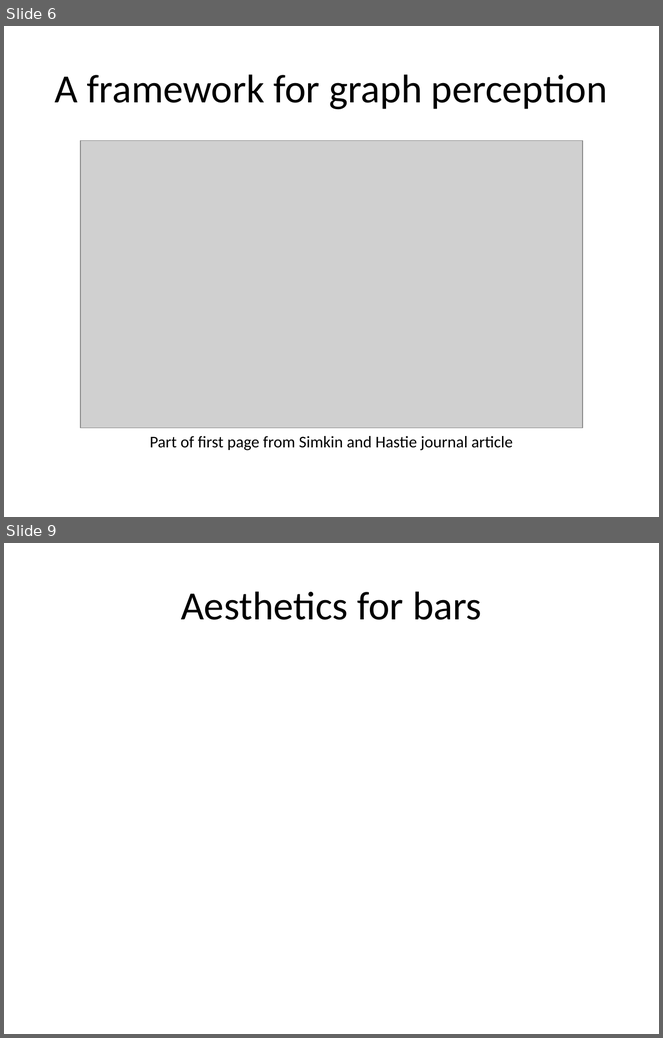
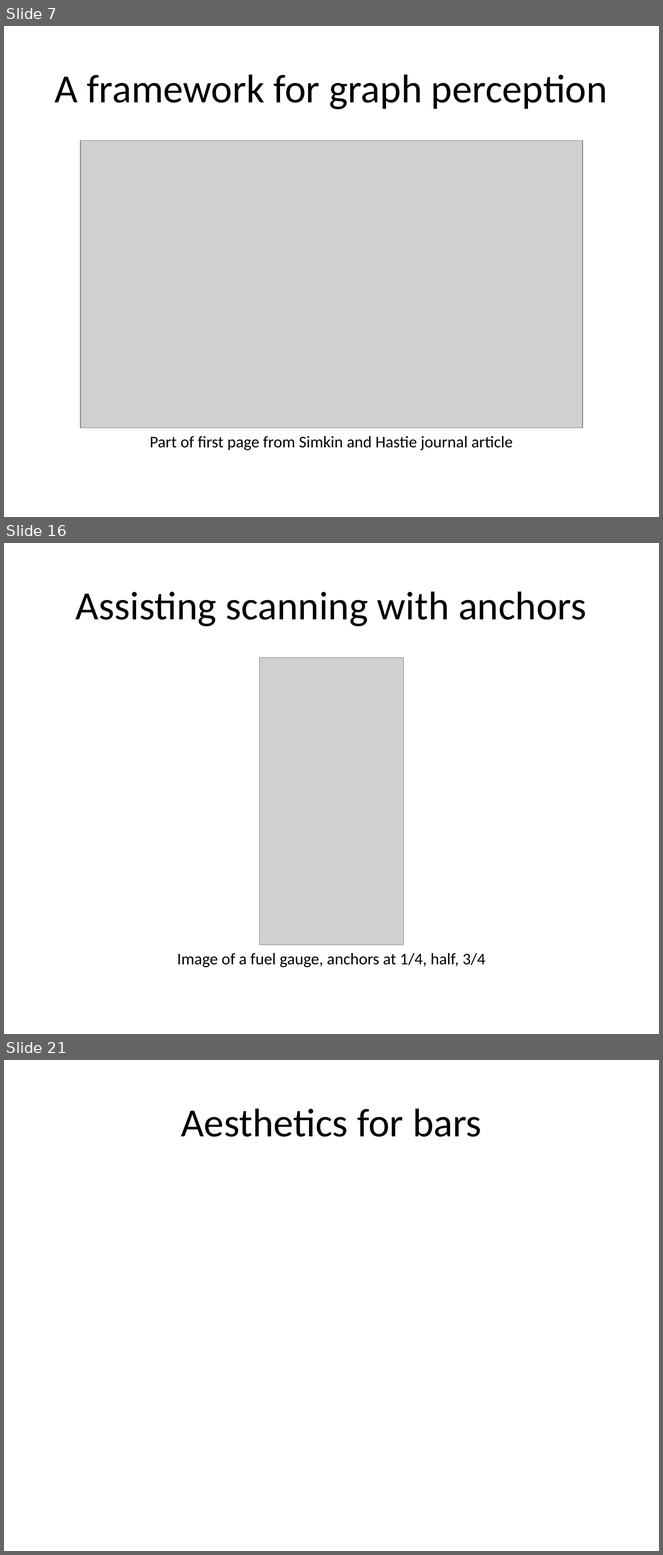
Before and after one commit to pmean/data-visualization, a slide deck: src/data-visualization-02-bars.pptx. Shown one above the other, each under a label of ours: slides 6 and 9 before the commit, slides 7, 16 and 21 after it; the slides between them are not shown. The pictures are 663x1038 and 663x1555 pixels, drawn with LibreOffice and Linux fonts; fonts in the diff are those of the drawing; grey boxes stand for pictures. Boxes give left, top, right and bottom in pixels: in the first picture for what was removed or moved away, otherwise in the second. Text is boxed around its words. In the diff, an @@ line names an element or a change of style, - is before the commit and + after.

```diff
--- a/src/data-visualization-02-bars.pptx
+++ b/src/data-visualization-02-bars.pptx
@@ slide 16 added at box(4, 543, 659, 1034), background #FFFFFF @@
@@ title added at box(76, 591, 586, 627), 44 pt, text #000000 @@
+Assisting scanning with anchors
@@ picture added at box(259, 657, 403, 945) @@
@@ text added at box(177, 953, 486, 968), 18 pt, text #000000 @@
+Image of a fuel gauge, anchors at 1/4, half, 3/4
@@ what was slide 6 is now slide 7 @@
@@ what was slide 9 is now slide 21 @@
```
Also in this commit, not shown: 2 slides changed, 12 other slides added, 1 slide removed, 10 other files.
